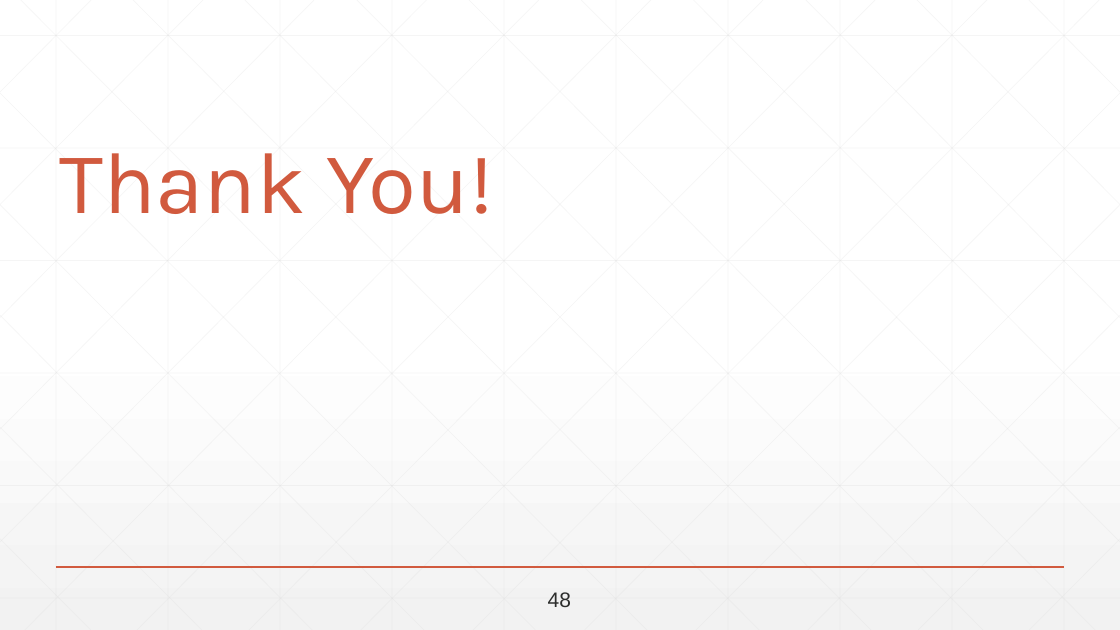
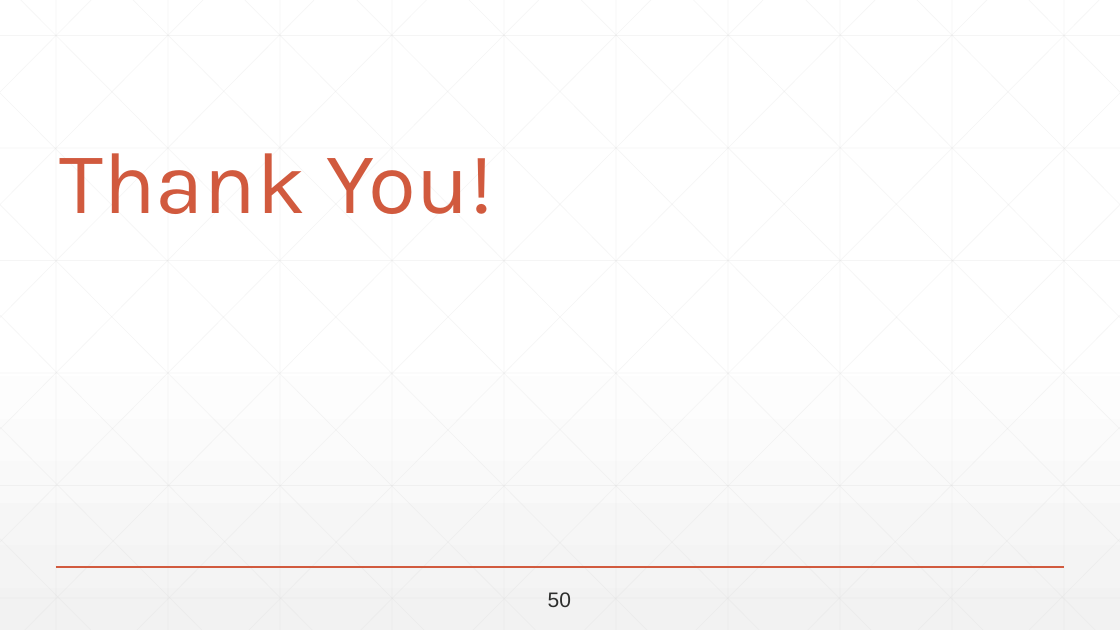
Before and after one commit to abdallahshaaban/Visual-Question-Answering, a slide deck: slide 66 of Second Seminar/Visual-QA-Second-Seminar.pptx (slide 63 before the commit). Drawn at 1120x630 pixels with LibreOffice and Linux fonts; fonts in the diff are those of the drawing. Boxes give left, top, right and bottom in pixels: in the first picture for what was removed or moved away, otherwise in the second. Text is boxed around its words. In the diff, an @@ line names an element or a change of style, - is before the commit and + after.

```diff
--- a/Second Seminar/Visual-QA-Second-Seminar.pptx
+++ b/Second Seminar/Visual-QA-Second-Seminar.pptx
@@ text at (x1=548, y1=592, x2=571, y2=607): text changed @@
-48
+50
```
Also in this commit, not shown: 9 other slides changed, 3 slides added.
